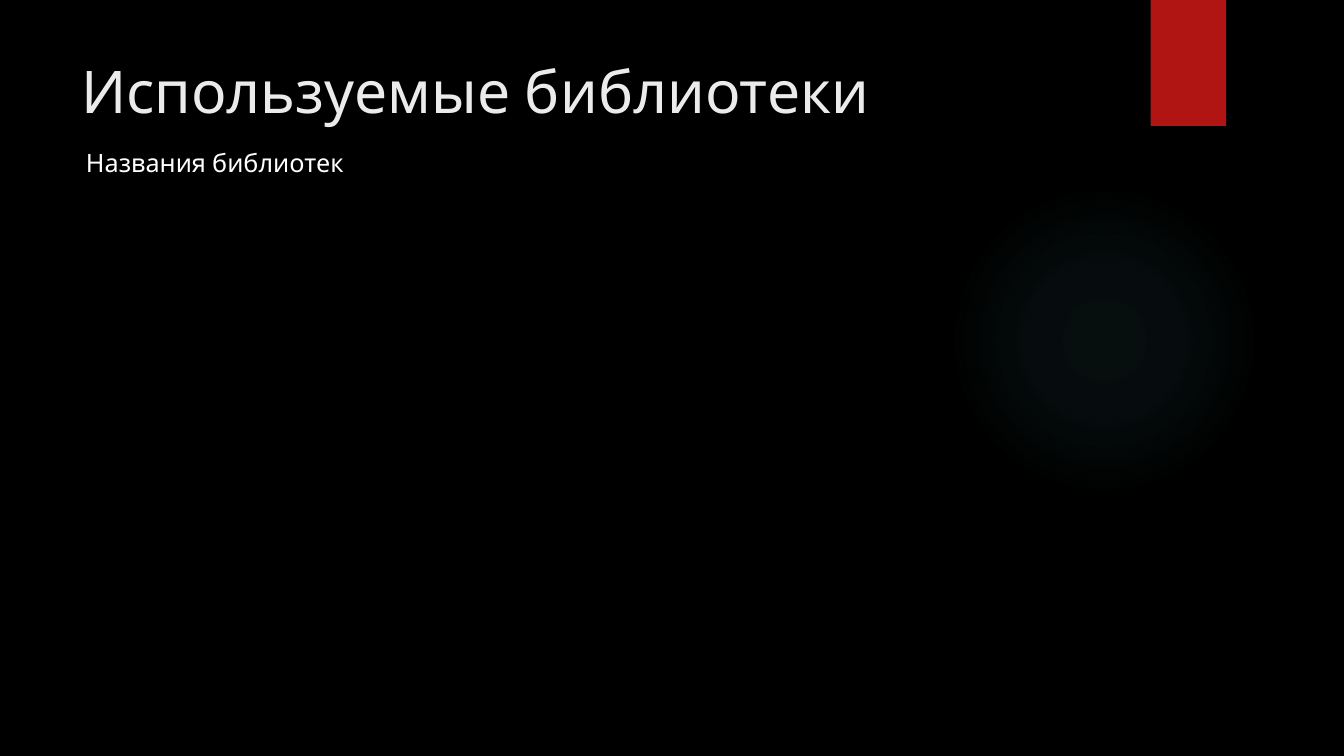
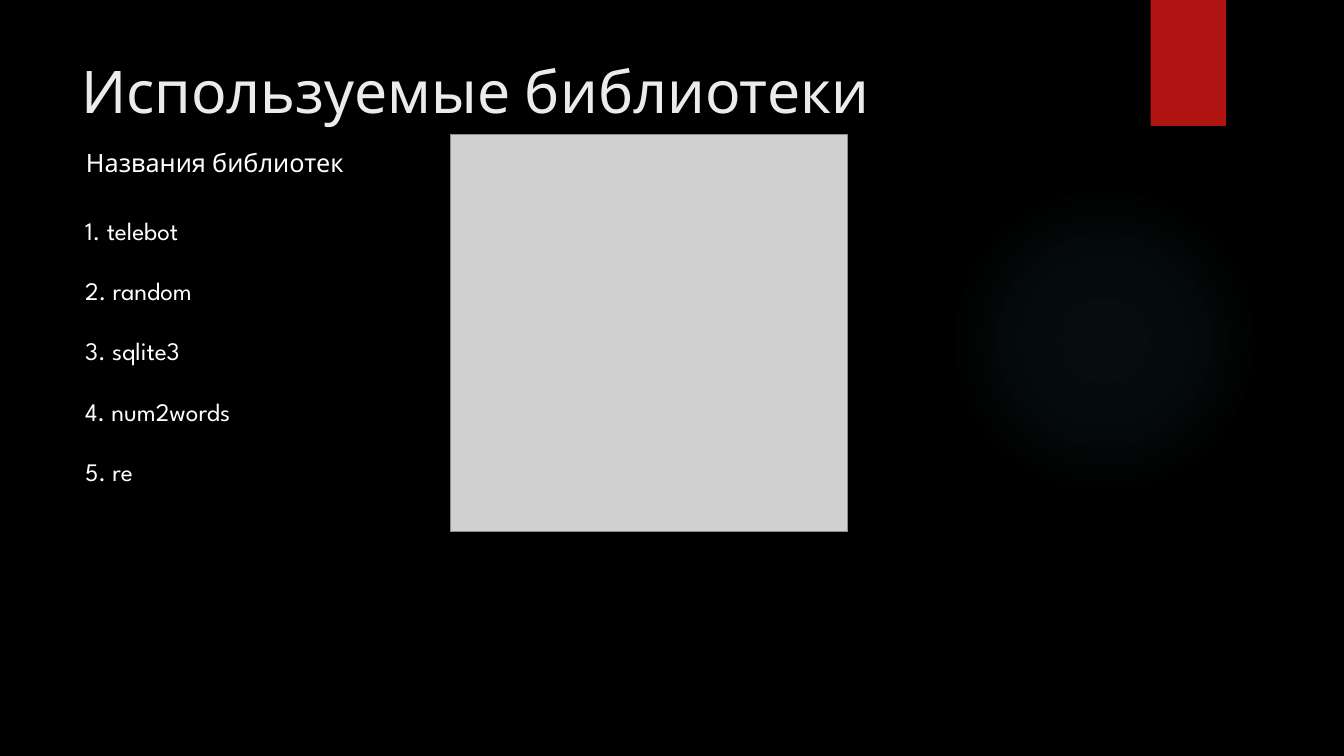
Before and after one commit to Sergei182007/Chat_bot_tg_2024, a slide deck: slide 3 of Проект_чат_бот.pptx. Drawn at 1344x756 pixels with LibreOffice and Linux fonts; fonts in the diff are those of the drawing; grey boxes stand for pictures; background and template pictures are left out. Boxes give left, top, right and bottom in pixels: in the first picture for what was removed or moved away, otherwise in the second. Text is boxed around its words. In the diff, an @@ line names an element or a change of style, - is before the commit and + after.

```diff
--- a/Проект_чат_бот.pptx
+++ b/Проект_чат_бот.pptx
@@ picture added at [451,135,848,532] @@
@@ text added at [85,222,230,482], 18 pt, text #FFFFFF @@
+1. telebot
+2. random
+3. sqlite3
+4. num2words
+5. re
```
Also in this commit, not shown: 3 other slides changed, 2 slides added, 2 slides removed.
